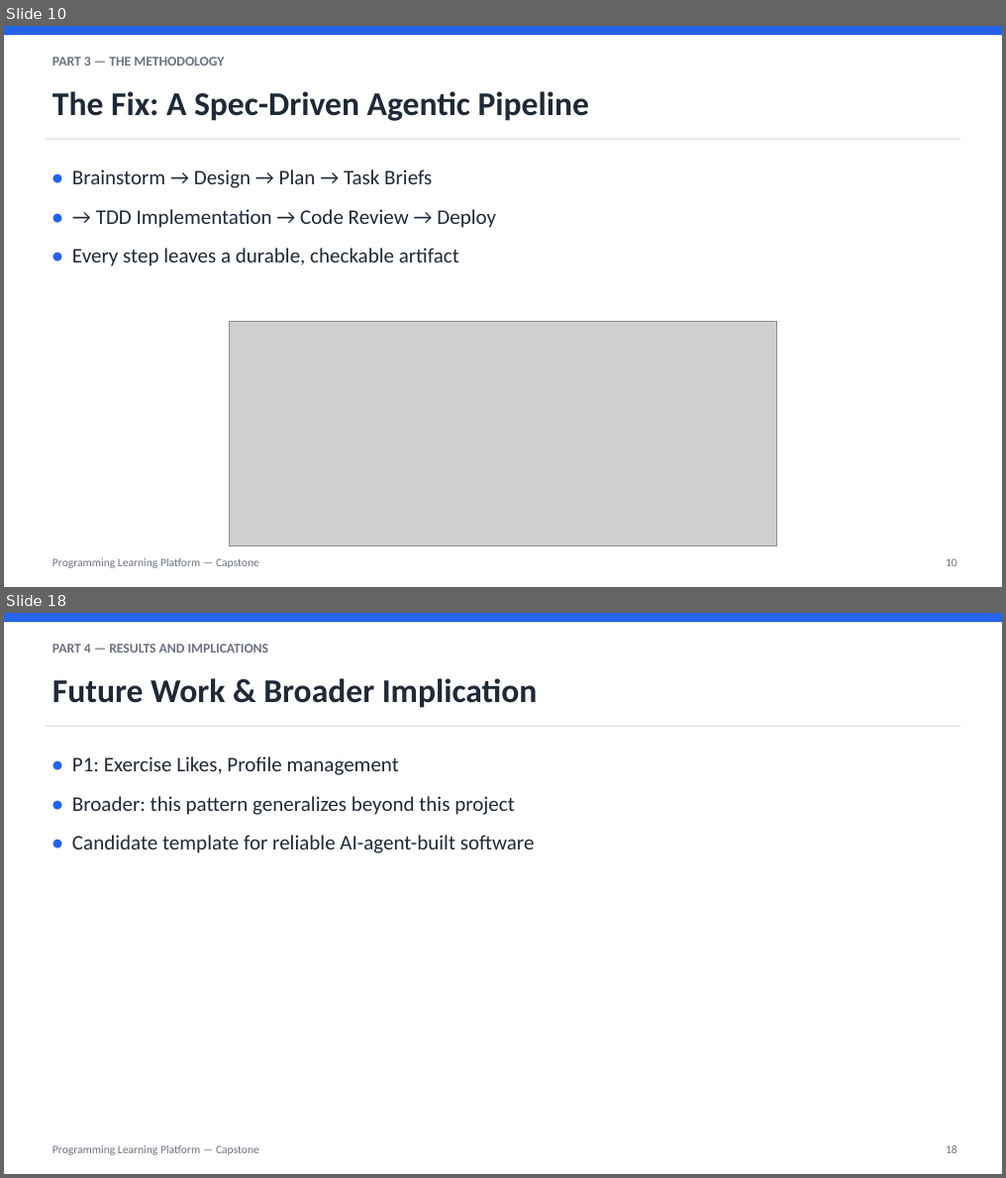
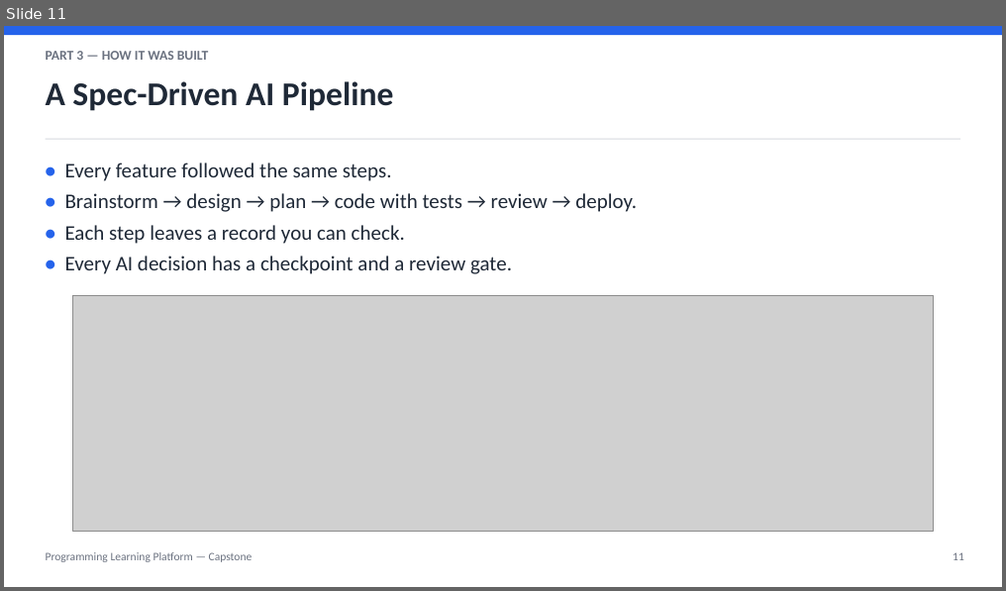
Before and after one commit to Jeromefromcn/programming-learning-platform, a slide deck: docs/6_presentation/presentation.pptx. Shown one above the other, each under a label of ours: slides 10 and 18 before the commit, slide 11 after it; the slides between them are not shown. The pictures are 1006x1178 and 1006x591 pixels, drawn with LibreOffice and Linux fonts; fonts in the diff are those of the drawing; grey boxes stand for pictures. Boxes give left, top, right and bottom in pixels: in the first picture for what was removed or moved away, otherwise in the second. Text is boxed around its words. In the diff, an @@ line names an element or a change of style, - is before the commit and + after.

```diff
--- a/docs/6_presentation/presentation.pptx
+++ b/docs/6_presentation/presentation.pptx
@@ slide 18 removed at [4,613,1002,1174], background #FFFFFF @@
@@ rectangle removed at [4,613,1002,622] @@
@@ text removed at [53,644,269,653] @@
-PART 4 — RESULTS AND IMPLICATIONS
@@ text removed at [53,678,538,708] @@
-Future Work & Broader Implication
@@ rectangle removed at [46,725,960,727] @@
@@ text removed at [72,757,535,854] @@
-• P1: Exercise Likes, Profile management
-• Broader: this pattern generalizes beyond this project
-• Candidate template for reliable AI-agent-built software
@@ text removed at [53,1146,259,1156] @@
-Programming Learning Platform — Capstone
@@ text removed at [945,1146,957,1154] @@
-18
@@ what was slide 10 is now slide 11 @@
@@ slide 11 changed as well @@
@@ text at [46,51,209,60]: text changed @@
-PART 3 — THE METHODOLOGY
+PART 3 — HOW IT WAS BUILT
@@ text at [46,81,393,111]: text changed @@
-The Fix: A Spec-Driven Agentic Pipeline
+A Spec-Driven AI Pipeline
@@ text at [65,163,637,274]: text changed @@
-• Brainstorm → Design → Plan → Task Briefs
-• → TDD Implementation → Code Review → Deploy
-• Every step leaves a durable, checkable artifact
+• Every feature followed the same steps.
+• Brainstorm → design → plan → code with tests → review → deploy.
+• Each step leaves a record you can check.
+• Every AI decision has a checkpoint and a review gate.
@@ picture: place and size @@
-picture at [230,322,777,547]
+picture at [73,295,934,531]
@@ text "Programming Learning Platform — Capstone" at [46,553,252,563]: line spacing 1.15 to 1 @@
@@ text at [952,553,964,561]: text changed @@
-10
+11
```
Also in this commit, not shown: 7 other slides changed, 7 slides added, 10 other slides removed, 1 other file.
